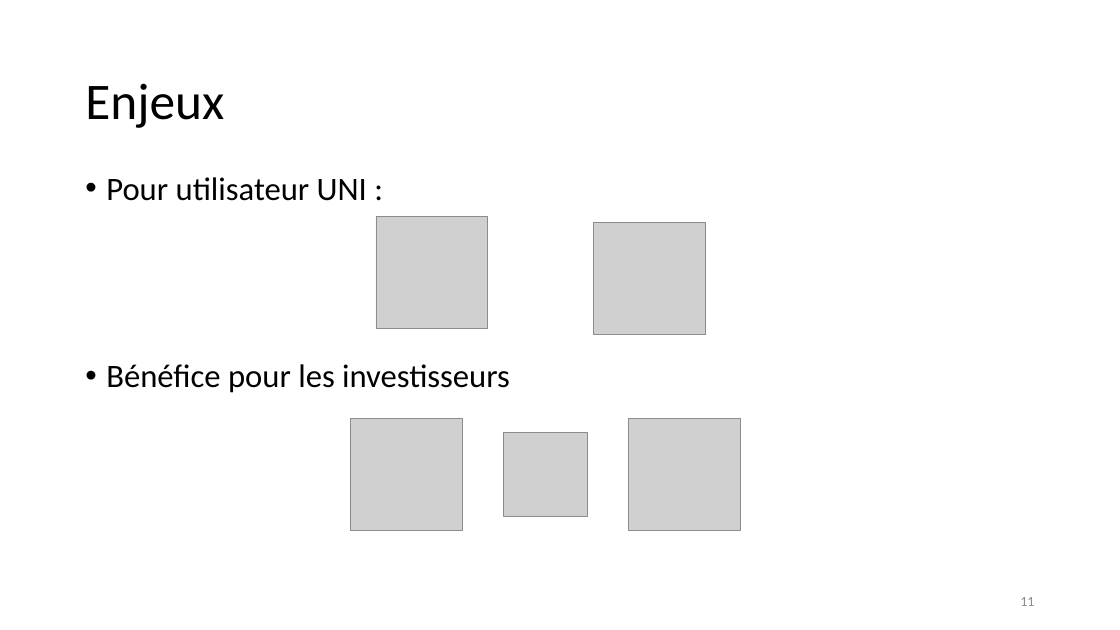
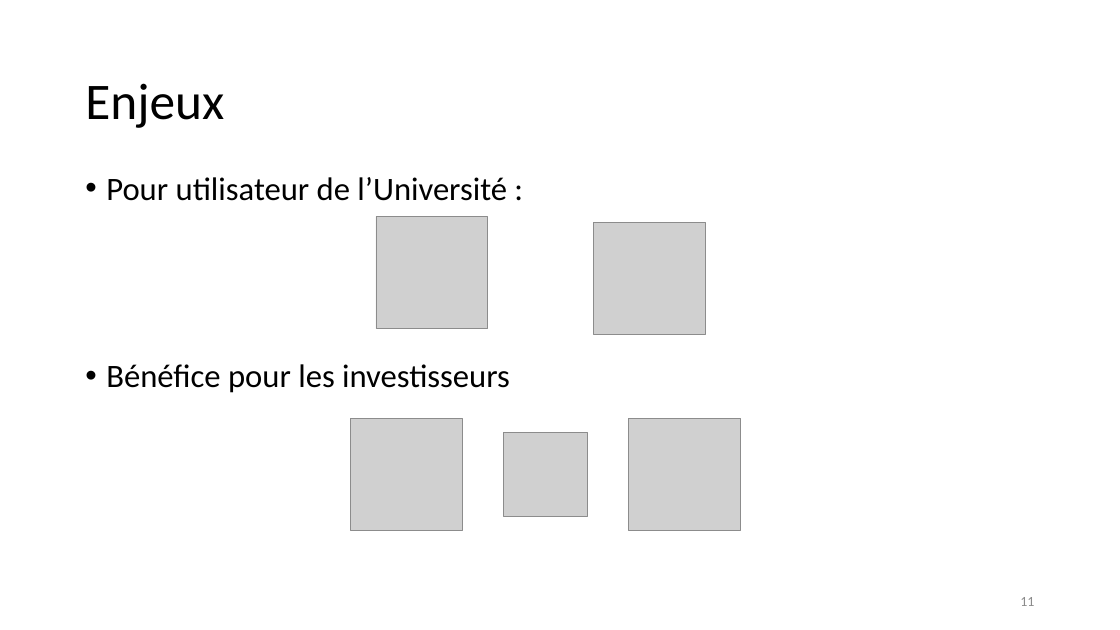
Before and after one commit to unige-pinfo-2019/PInfo1, a slide deck: slide 11 of Docs/UNIbay_DeskPitchFinal.pptx. Drawn at 1120x630 pixels with LibreOffice and Linux fonts; fonts in the diff are those of the drawing; grey boxes stand for pictures. Boxes give left, top, right and bottom in pixels: in the first picture for what was removed or moved away, otherwise in the second. Text is boxed around its words. In the diff, an @@ line names an element or a change of style, - is before the commit and + after.

```diff
--- a/Docs/UNIbay_DeskPitchFinal.pptx
+++ b/Docs/UNIbay_DeskPitchFinal.pptx
@@ text at <box>106,177,507,201</box>: text changed @@
-• Pour utilisateur UNI :
+• Pour utilisateur de l’Université :
```
Also in this commit, not shown: 10 other slides changed, 1 slide added, 1 slide removed.
